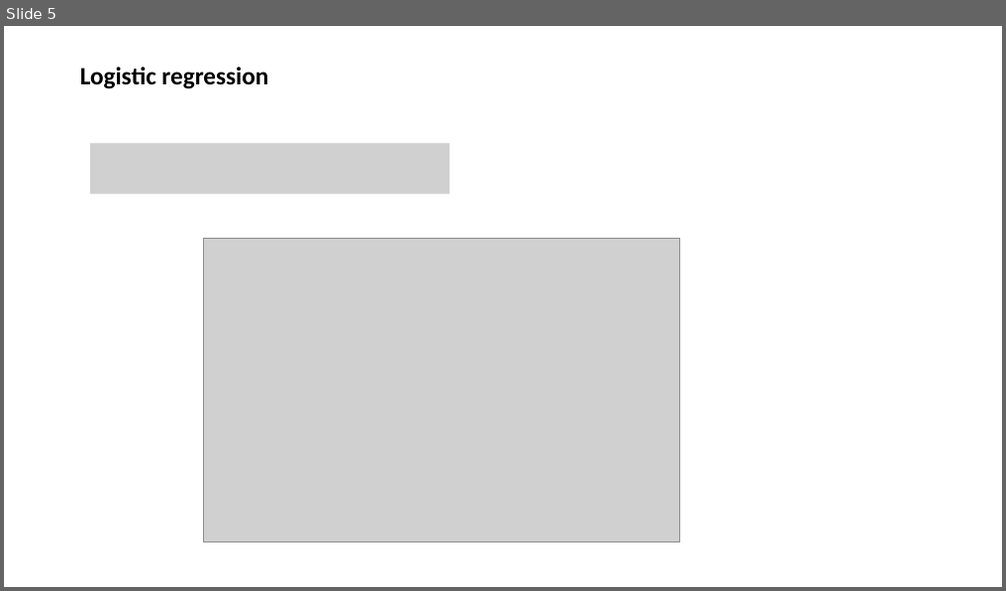
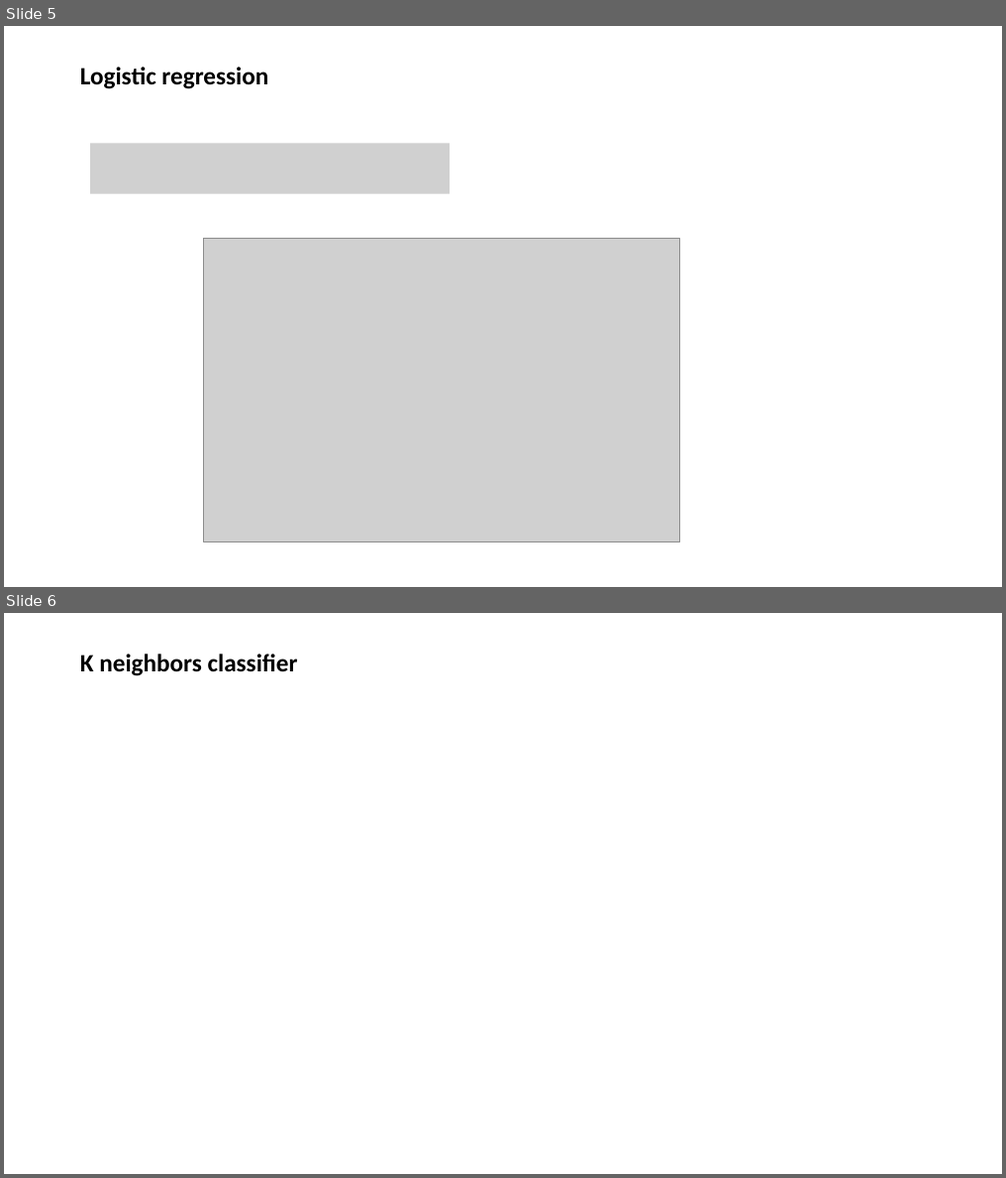
Before and after one commit to MarcoCalbucci/DataAnalytics, a slide deck: PredictiveModeling/Classification/Classification.pptx. Shown one above the other, each under a label of ours: slide 5 before the commit, slides 5 and 6 after it. The pictures are 1006x591 and 1006x1178 pixels, drawn with LibreOffice and Linux fonts; fonts in the diff are those of the drawing; grey boxes stand for pictures. Boxes give left, top, right and bottom in pixels: in the first picture for what was removed or moved away, otherwise in the second. Text is boxed around its words. In the diff, an @@ line names an element or a change of style, - is before the commit and + after.

```diff
--- a/PredictiveModeling/Classification/Classification.pptx
+++ b/PredictiveModeling/Classification/Classification.pptx
@@ slide 6 added at (x1=4, y1=613, x2=1002, y2=1174), background #FFFFFF @@
@@ title added at (x1=80, y1=654, x2=298, y2=676), 24 pt, text #000000, bold @@
+K neighbors classifier
```
Also in this commit, not shown: 1 other slide added, 9 other files.
